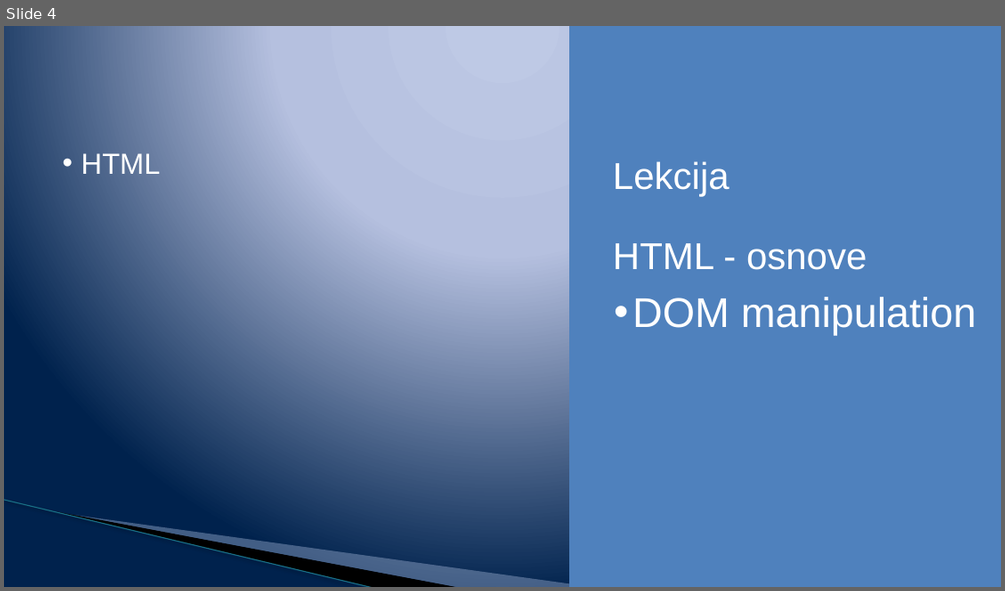
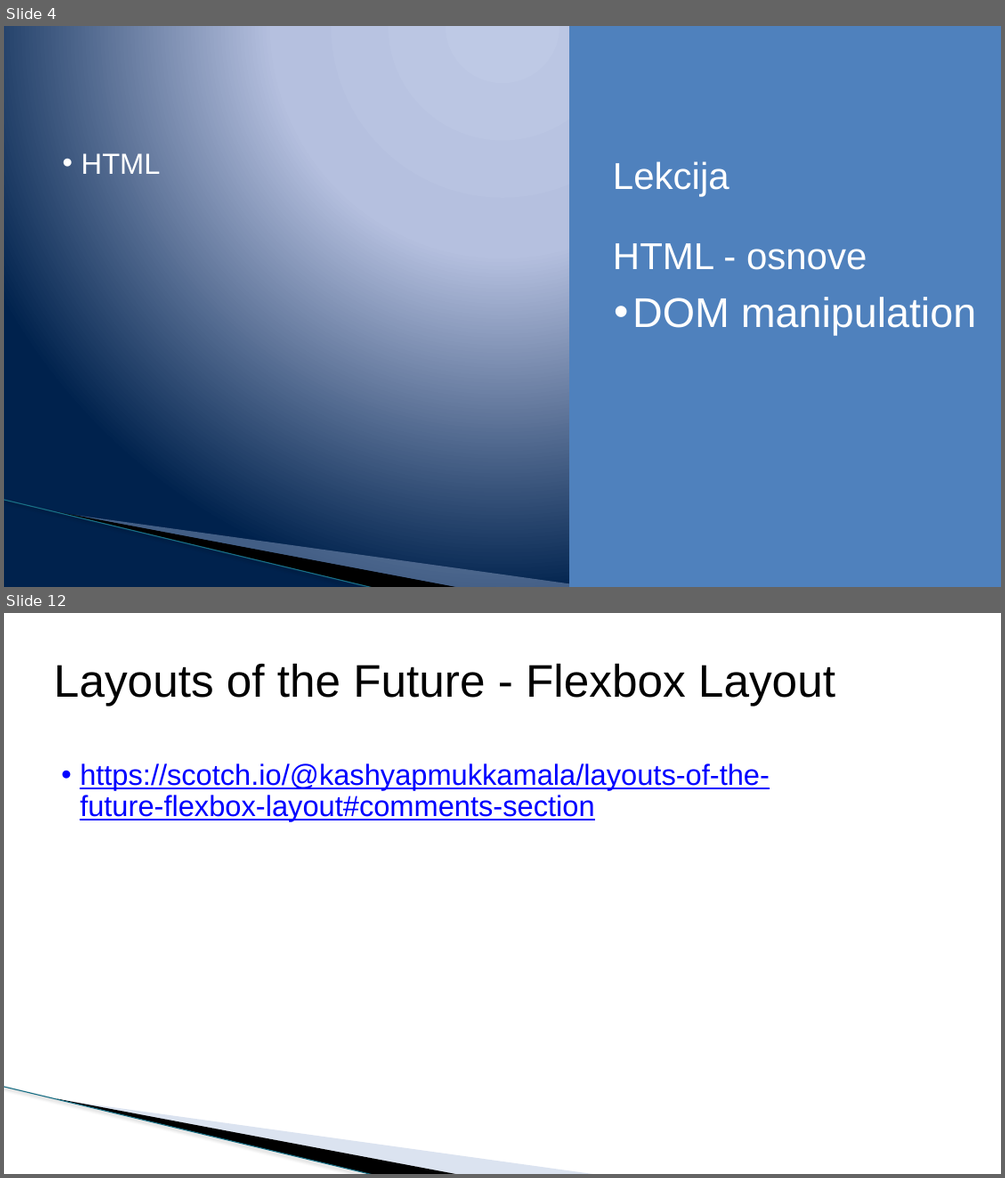
Before and after one commit to todalexcode/kurs-front-end, a slide deck: sesija-18/PPT/Front-End Developer-18.pptx. Shown one above the other, each under a label of ours: slide 4 before the commit, slides 4 and 12 after it; the slides between them are not shown. The pictures are 1005x591 and 1005x1178 pixels, drawn with LibreOffice and Linux fonts; fonts in the diff are those of the drawing; background and template pictures are left out. Boxes give left, top, right and bottom in pixels: in the first picture for what was removed or moved away, otherwise in the second. Text is boxed around its words. In the diff, an @@ line names an element or a change of style, - is before the commit and + after.

```diff
--- a/sesija-18/PPT/Front-End Developer-18.pptx
+++ b/sesija-18/PPT/Front-End Developer-18.pptx
@@ slide 12 added at box(4, 613, 1001, 1174), background #FFFFFF; not listed: 3 template elements that a slide beside it also shows @@
@@ title added at box(54, 663, 835, 706), 44 pt, text #000000 @@
+Layouts of the Future - Flexbox Layout
@@ text added at box(80, 763, 769, 821), 28 pt, text #0000FF, underline @@
+• https://scotch.io/@kashyapmukkamala/layouts-of-the-future-flexbox-layout#comments-section
```
Also in this commit, not shown: 1 slide changed, 8 other slides added, 1 slide removed, 15 other files.
